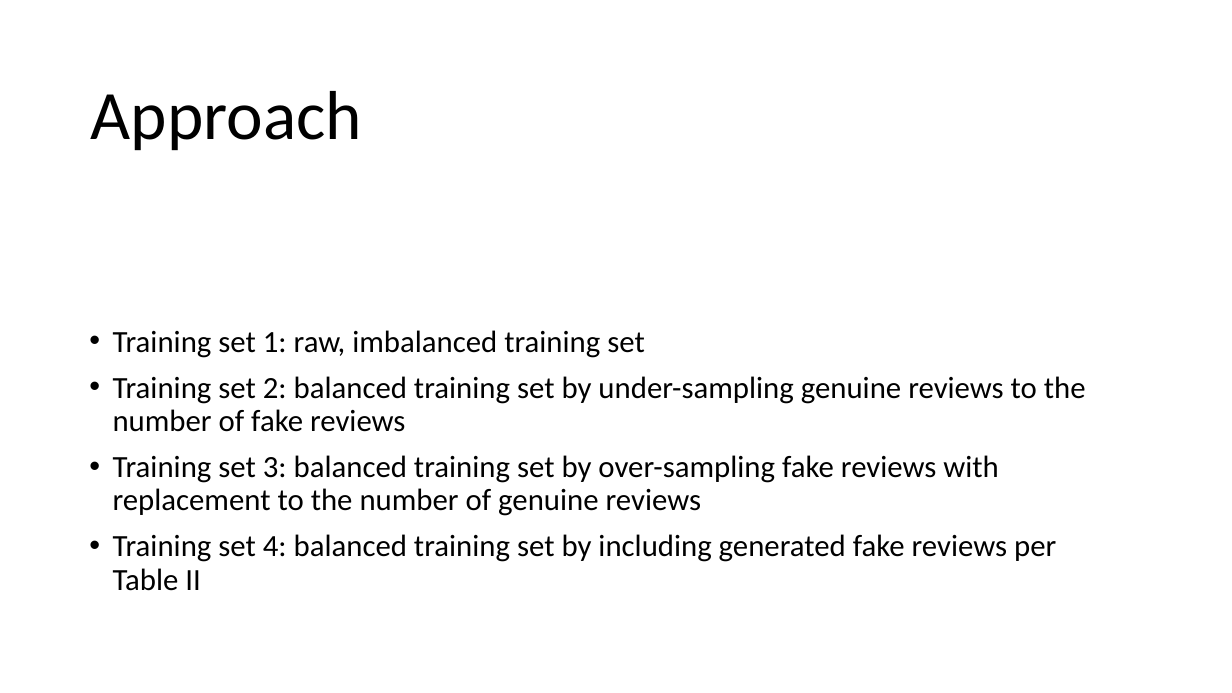
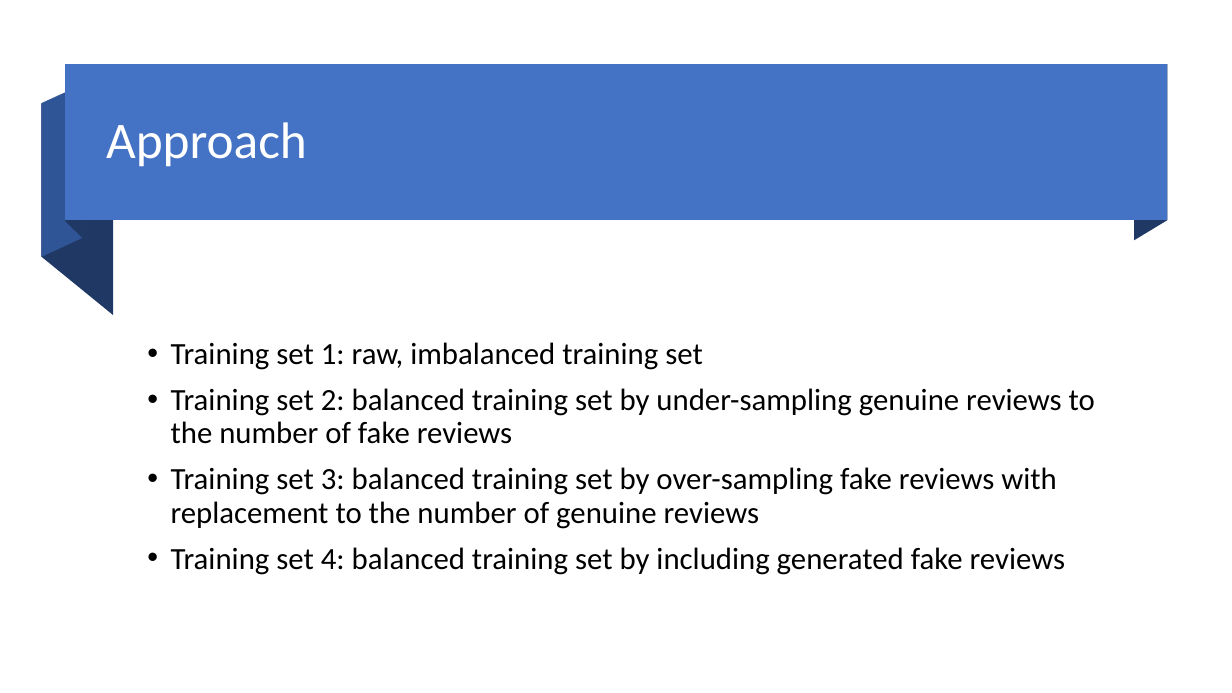
Before and after one commit to yizhang7210/w266-final-project, a slide deck: slide 11 of w266.pptx. Drawn at 1232x693 pixels with LibreOffice and Linux fonts; fonts in the diff are those of the drawing. Boxes give left, top, right and bottom in pixels: in the first picture for what was removed or moved away, otherwise in the second. Text is boxed around its words. In the diff, an @@ line names an element or a change of style, - is before the commit and + after.

```diff
--- a/w266.pptx
+++ b/w266.pptx
@@ freeform shape added at box(42, 85, 82, 258), fill #2F5597 @@
@@ rectangle added at box(65, 65, 1167, 221), fill #4472C4 @@
@@ freeform shape added at box(66, 65, 82, 238), fill #203864 @@
@@ title "Approach": place and size @@
-title "Approach" at box(91, 91, 362, 151)
+title "Approach" at box(106, 122, 307, 167)
@@ title "Approach" at box(106, 122, 307, 167): size 54 to 40 pt, text colour #000000 to #FFFFFF; vertical alignment bottom to middle @@
@@ freeform shape added at box(1134, 65, 1167, 241), fill #203864 @@
@@ freeform shape added at box(42, 104, 114, 315), fill #203864 @@
@@ text "Training set 1: raw, imbalanced ...": place and size @@
-text "Training set 1: raw, imbalanced ..." at box(113, 330, 1086, 591)
+text "Training set 1: raw, imbalanced ..." at box(171, 342, 1095, 575)
@@ text at box(171, 547, 1065, 575): text changed @@
-• Training set 4: balanced training set by including generated fake reviews per Table II
+• Training set 4: balanced training set by including generated fake reviews
```
Also in this commit, not shown: 6 other slides changed.
